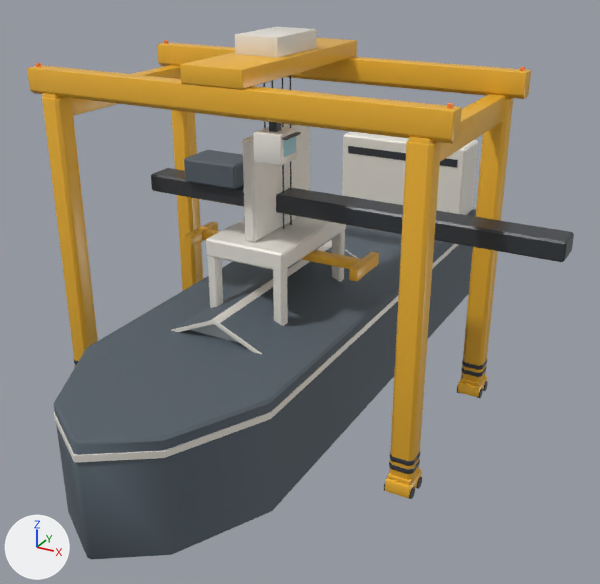
One commit to the FBX model art-source/maps/Dockyard2/Exports/Kit.fbx: the scene before it, then after it.
Camera for both pictures: a 50 mm camera at (65.2, -111.4, 75.7) aimed at (3.1, 1.6, 19.1). The lights are fixed; the arrows at lower left show +X, +Y and +Z. The older version comes first.

Objects in the first picture: 'Crane_Girders', 'Crane_House', 'Crane_Legs', 'Crane_Spreader', 'Crane_Trolley', 'Shed_Roof', 'Ship_Bridge', 'Ship_Hull', 'Ship_Stripe', 'StsCrane_Boom', 'StsCrane_Frame', 'StsCrane_House' and 10 more.
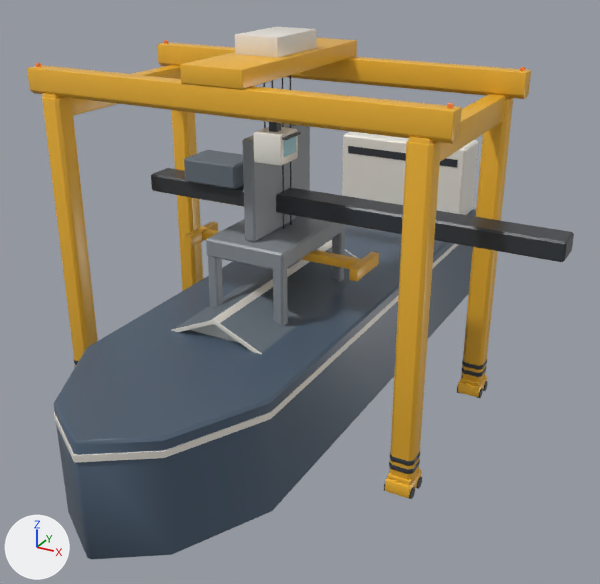
Edits to the bpy script that builds the scene:
```text
Add mat_d2_backfill:
    mat_d2_backfill = principled_material('D2_Backfill')
    mat_d2_backfill.base_color = (0.254, 0.279, 0.305)  # grey #8a9096
    mat_d2_backfill.roughness = 0.35
Add mat_d2_hull:
    mat_d2_hull = principled_material('D2_Hull')
    mat_d2_hull.base_color = (0.0723, 0.109, 0.162)  # dark blue #4c5d70
    mat_d2_hull.roughness = 0.35
Change me_ship_hull_001:
    where me_ship_hull_001.from_pydata(...)  # 34 vertices, 40 faces; spans x -16.0..16.0, y -49.8..62.0, z 0.0..18.4
    remove me_ship_hull_001.materials.append(mat_d2_roof)  # greyish blue #56616b
    add me_ship_hull_001.materials.append(mat_d2_hull)  # dark blue #4c5d70
Change me_stscrane_frame_001:
    where me_stscrane_frame_001.from_pydata(...)  # 144 vertices, 156 faces; spans x -7.0..7.0, y -11.0..11.0, z 0.0..47.0
    remove me_stscrane_frame_001.materials.append(mat_d2_white)  # white #ece8df
    add me_stscrane_frame_001.materials.append(mat_d2_backfill)  # grey #8a9096
```

What differs and where, as boxes [x1, y1, x2, y2] in the pictures (600 x 584 px):
'StsCrane_Frame', recoloured (white to grey)
    both: [206, 124, 346, 326]
